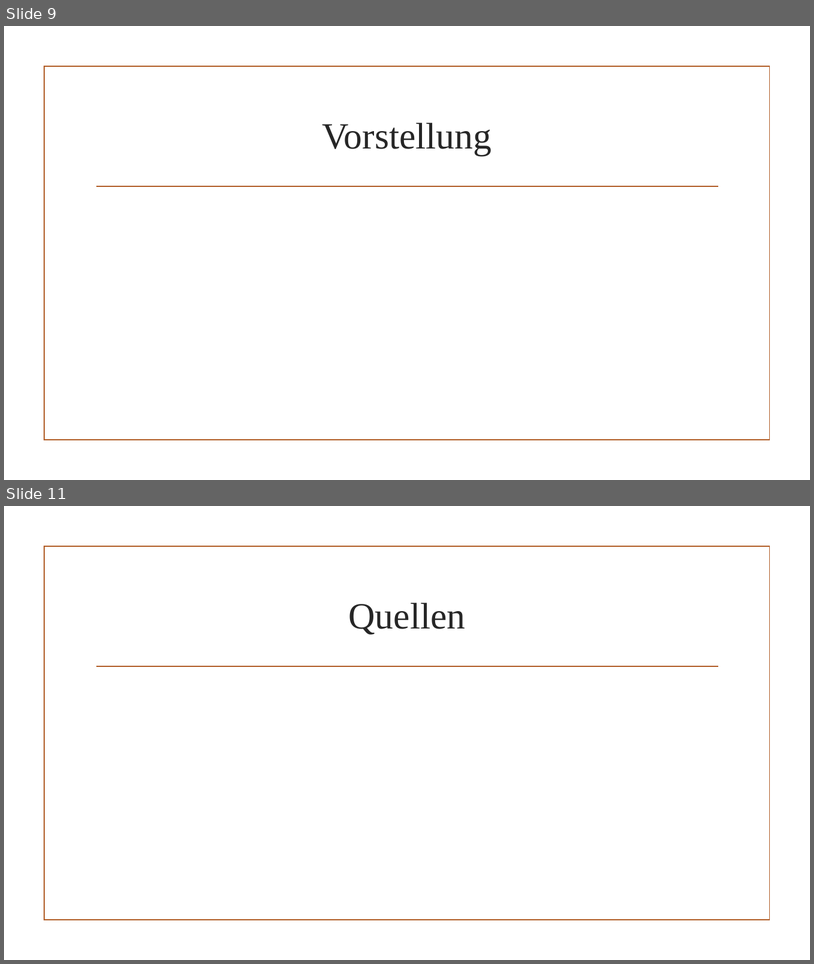
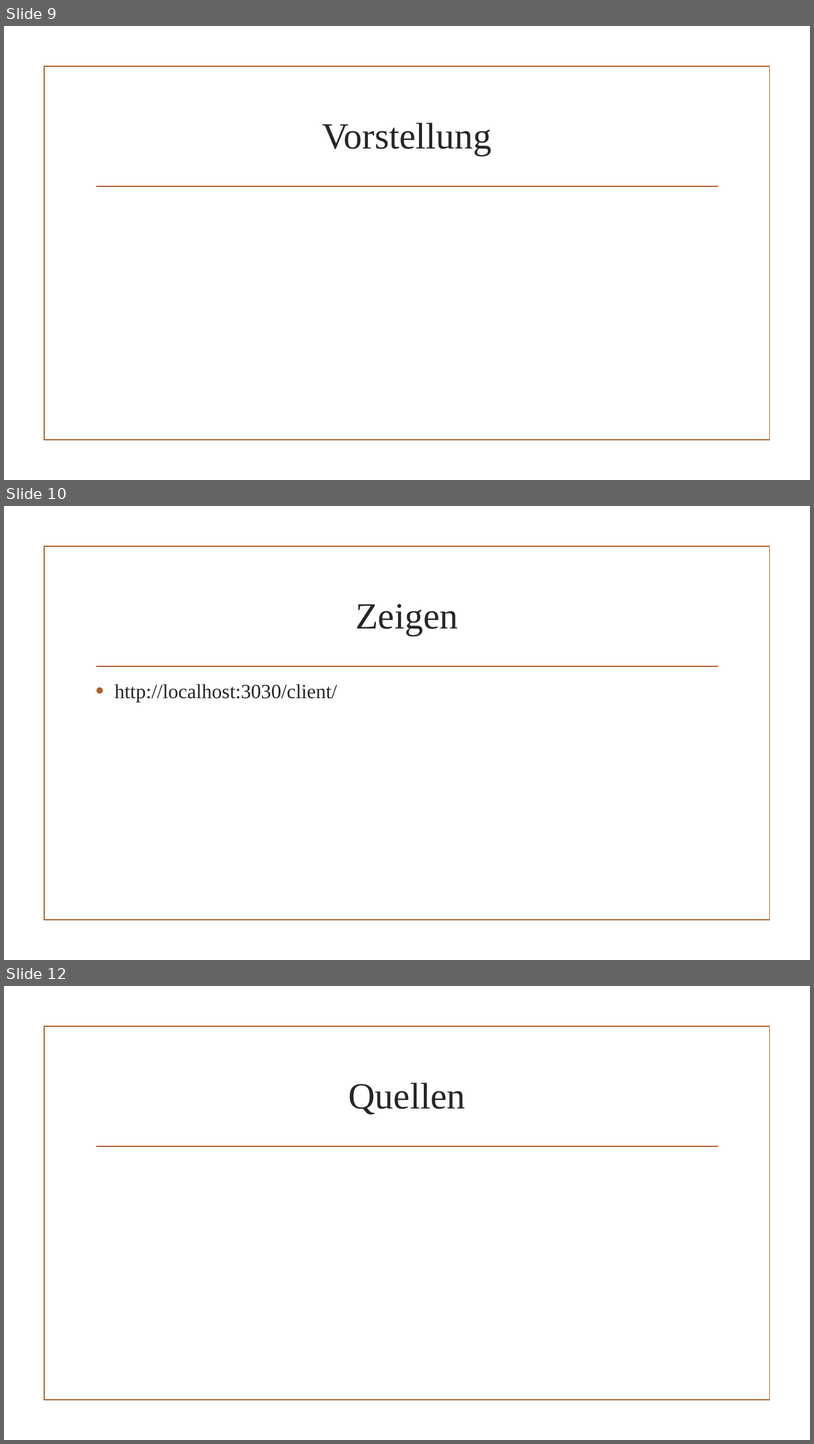
Before and after one commit to dertieran/MEAN-Notes, a slide deck: doc/Präsentation/MEAN Notes.pptx. Shown one above the other, each under a label of ours: slides 9 and 11 before the commit, slides 9, 10 and 12 after it; the slides between them are not shown. The pictures are 814x964 and 814x1444 pixels, drawn with LibreOffice and Linux fonts; fonts in the diff are those of the drawing; background and template pictures are left out. Boxes give left, top, right and bottom in pixels: in the first picture for what was removed or moved away, otherwise in the second. Text is boxed around its words. In the diff, an @@ line names an element or a change of style, - is before the commit and + after.

```diff
--- a/doc/Präsentation/MEAN Notes.pptx
+++ b/doc/Präsentation/MEAN Notes.pptx
@@ slide 10 added at [4,506,810,960], background picture (left out); not listed: 2 template elements that a slide beside it also shows @@
@@ title added at [356,604,458,636], 44 pt, text #262626 @@
+Zeigen
@@ text added at [114,684,337,702], 24 pt, text #262626 @@
+• http://localhost:3030/client/
@@ what was slide 11 is now slide 12 @@
```
Also in this commit, not shown: 2 slides changed, 2 other files.
